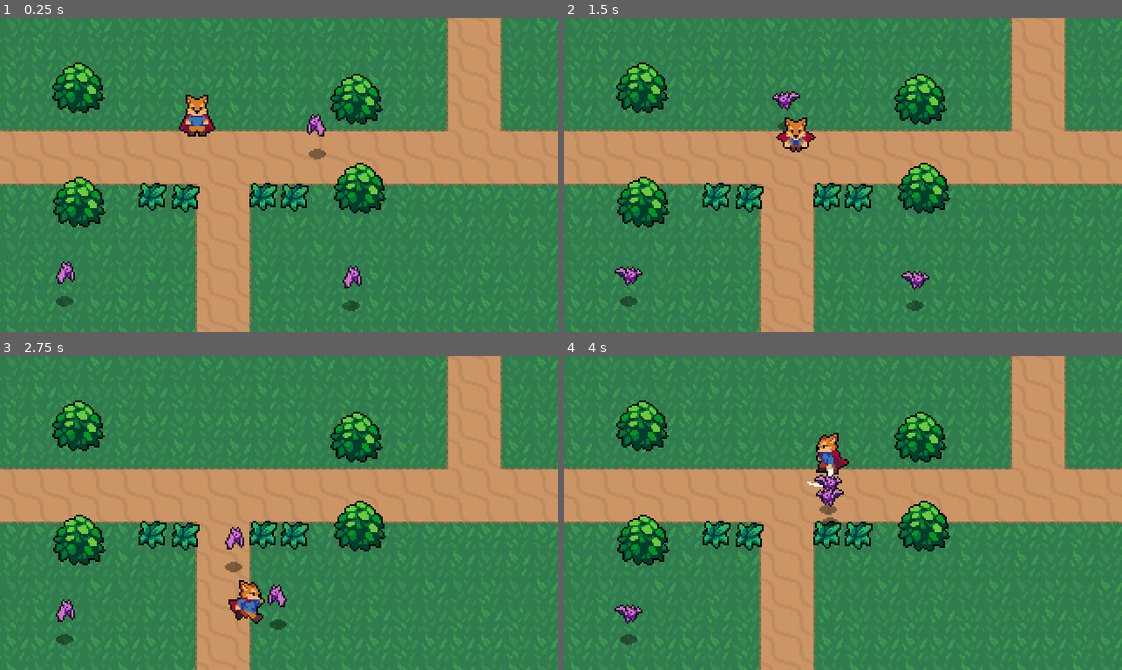
Above: before the commit, frames 1-4 (two rows, left to right).
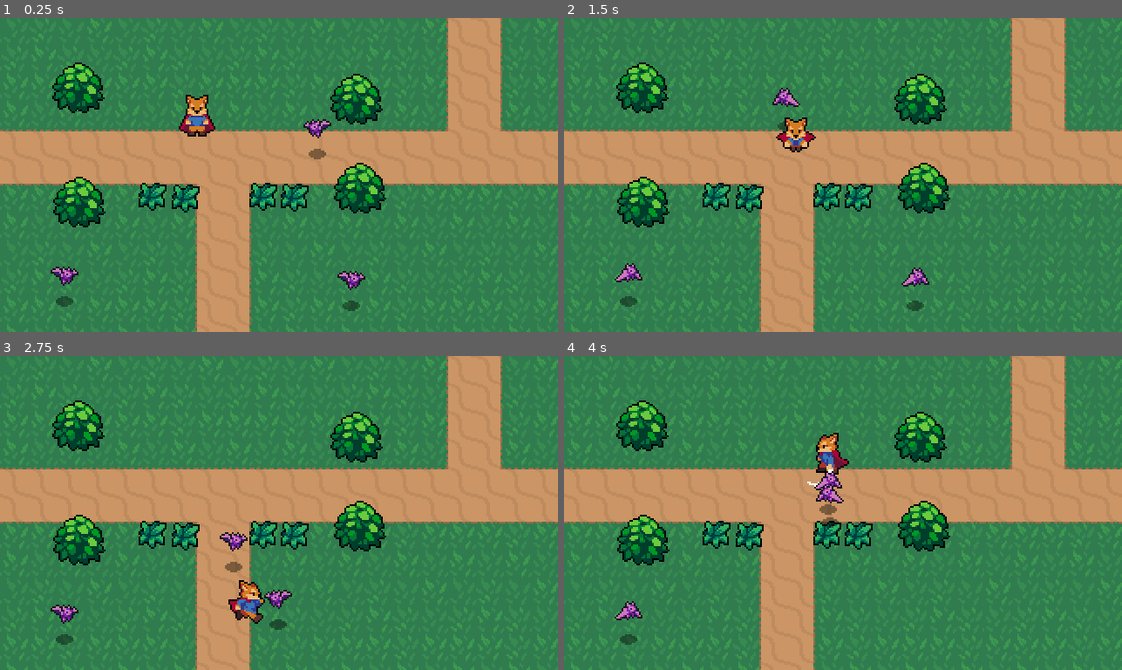
Above: after the commit, the same moments.

Repository: Firet/2d-action-rpg
Game: Godot game, scene res://World.tscn
Two runs of this game, one before a commit and one after it. Both use one fixed random seed, a clock stepped at 60 frames per second and the inputs below.
Inputs:
- Up to frame 1 (0.25 s): no input
- Up to frame 2 (1.5 s): hold Right (ui_right) 0.53-1.28 s; tap J (attack) at 0.6 s; hold Down (ui_down) from 1.28 s (still down); tap X (roll) at 1.35 s
- Up to frame 3 (2.75 s): release Down (ui_down) at 2.03 s; hold Right (ui_right) from 2.03 s (still down); tap J (attack) at 2.1 s
- Up to frame 4 (4 s): release Right (ui_right) at 2.78 s; hold Up (ui_up) 2.78-3.53 s; tap X (roll) at 2.85 s; hold Left (ui_left) from 3.53 s (still down); tap J (attack) at 3.6 s

The runs differ from the first frame. In frame 1, 0.6% of the frame differs, in the area x 9-66%, y 30-87%; in frame 2, 0.6%; in frame 3, 0.6%; in frame 4, 0.6%.

Commit message:
Add invincibility to player after being hit

Diff:
--- a/Enemies/Bat.gd
+++ b/Enemies/Bat.gd
@@ -21,6 +21,7 @@
 onready var sprite = $AnimatedSprite
 onready var stats = $Stats
 onready var playerDetectionZone = $PlayerDetectionZone
+onready var hurtbox = $Hurtbox
 
 func _physics_process(delta):
 	knockback = knockback.move_toward(Vector2.ZERO, FRICTION * delta)
@@ -60,6 +61,7 @@
 func _on_Hurtbox_area_entered(area):
 	stats.health -= area.damage
 	knockback = area.knockback_vector * 120
+	hurtbox.createHitEffect()
 
 func _on_Stats_no_health():
 	queue_free()
--- a/Enemies/Bat.tscn
+++ b/Enemies/Bat.tscn
@@ -56,7 +56,7 @@
 [node name="AnimatedSprite" type="AnimatedSprite" parent="."]
 frames = SubResource( 6 )
 animation = "Fly"
-frame = 4
+frame = 1
 playing = true
 offset = Vector2( 0, -12 )
 
--- a/Overlap/Hurtbox.gd
+++ b/Overlap/Hurtbox.gd
@@ -1,12 +1,44 @@
 extends Area2D
-
-export(bool) var show_hit = true
 
 const HitEffect = preload("res://Effects/HitEffect.tscn")
 
-func _on_Hurtbox_area_entered(area):
-	if show_hit:
-		var effect = HitEffect.instance()
-		var main = get_tree().current_scene
-		main.add_child(effect)
-		effect.global_position = global_position
+# Use invincivility to fix the bug
+# that bat can't hit player near a corner
+var invincible = false setget set_invincible
+
+onready var timer = $Timer
+
+signal invincibility_started
+signal invincibility_ended
+
+func set_invincible(value):
+	invincible = value
+	if invincible == true:
+		emit_signal("invincibility_started")
+	else:
+		emit_signal("invincibility_ended")
+
+func start_invincibility(duration):
+	self.invincible = true
+	timer.start(duration)
+
+func createHitEffect():
+	var effect = HitEffect.instance()
+	var main = get_tree().current_scene
+	main.add_child(effect)
+	effect.global_position = global_position
+
+func _on_Timer_timeout():
+	# self is mandatory because is the only way to call set_invincible
+	self.invincible = false
+
+# Deactivating hurtbox when the player is invencible
+func _on_Hurtbox_invincibility_started():
+	# It can't set monitorable = false
+	# in the middle of the physics process.
+	# Because of that I use set_defered
+	set_deferred("monitorable", false)
+
+# Activating hurtbox again when the player isn't invencible
+func _on_Hurtbox_invincibility_ended():
+	monitorable = true
--- a/Overlap/Hurtbox.tscn
+++ b/Overlap/Hurtbox.tscn
@@ -8,4 +8,8 @@
 script = ExtResource( 1 )
 
 [node name="CollisionShape2D" type="CollisionShape2D" parent="."]
-[connection signal="area_entered" from="." to="." method="_on_Hurtbox_area_entered"]
+
+[node name="Timer" type="Timer" parent="."]
+[connection signal="invincibility_ended" from="." to="." method="_on_Hurtbox_invincibility_ended"]
+[connection signal="invincibility_started" from="." to="." method="_on_Hurtbox_invincibility_started"]
+[connection signal="timeout" from="Timer" to="." method="_on_Timer_timeout"]
--- a/Player/Player.gd
+++ b/Player/Player.gd
@@ -25,6 +25,7 @@
 onready var animationTree = $AnimationTree
 onready var animationState = animationTree.get("parameters/playback")
 onready var swordHitbox = $HitboxPivot/SwordHitbox
+onready var hurtbox = $Hurtbox
 
 func _ready():
 	# Connect player to "no health" signal if its succeed then remove player
@@ -95,6 +96,8 @@
 func attack_animation_finished():
 	state = MOVE
 
-
 func _on_Hurtbox_area_entered(area):
 	stats.health -= 1
+	# When the player is hit is become invinsible for 0.5 secs
+	hurtbox.start_invincibility(0.5)
+	hurtbox.createHitEffect()
--- a/World/Grass.tscn
+++ b/World/Grass.tscn
@@ -17,7 +17,6 @@
 
 [node name="Hurtbox" parent="." instance=ExtResource( 3 )]
 collision_layer = 8
-show_hit = false
 
 [node name="CollisionShape2D" parent="Hurtbox" index="0"]
 position = Vector2( 7.7464, 7.7464 )
